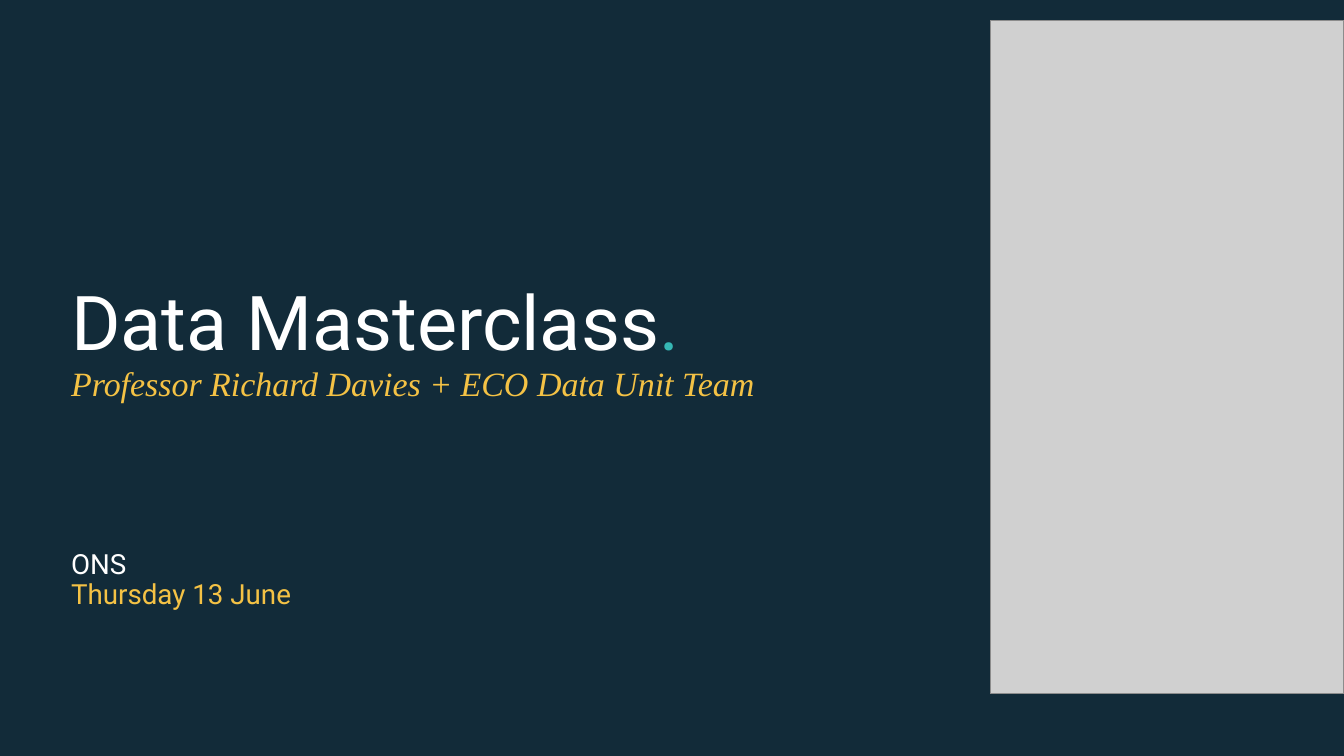
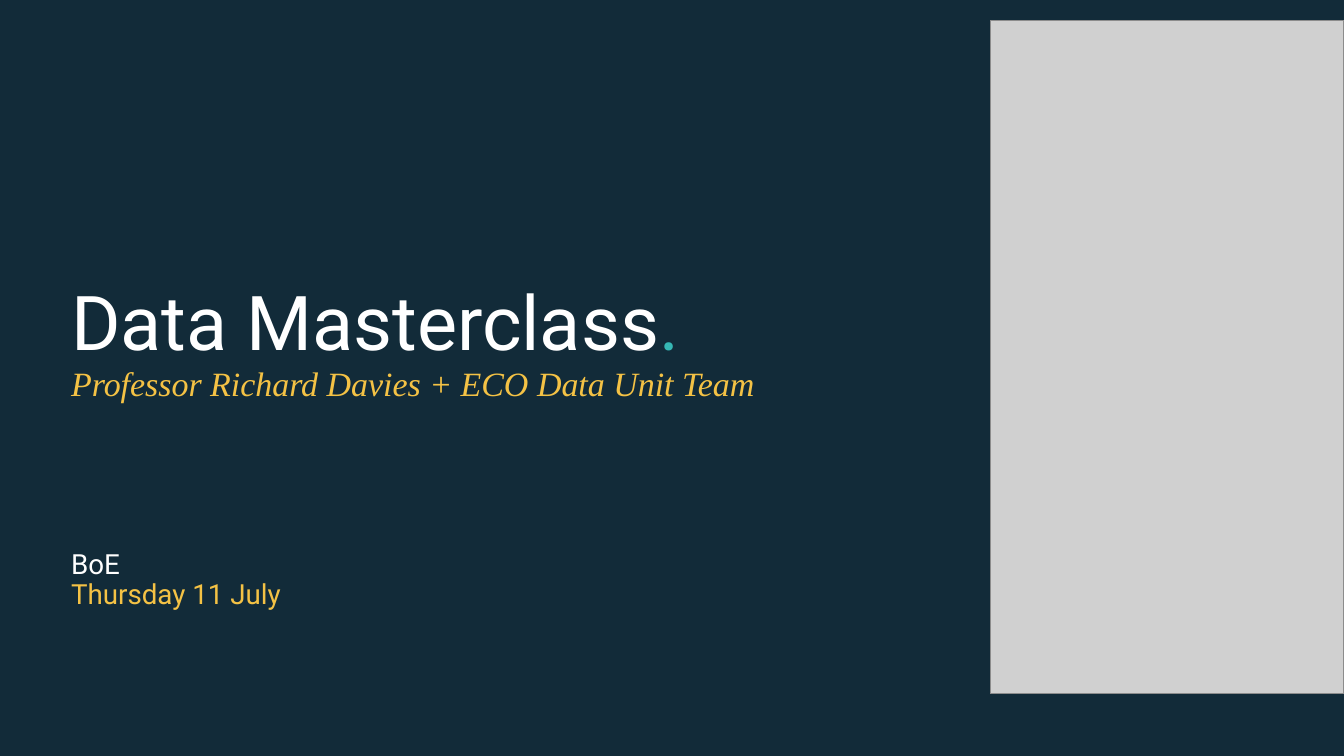
Before and after one commit to EconomicsObservatory/courses, a slide deck: slide 2 of 1/s1_Charts_as_data.pptx. Drawn at 1344x756 pixels with LibreOffice and Linux fonts; fonts in the diff are those of the drawing; grey boxes stand for pictures. Boxes give left, top, right and bottom in pixels: in the first picture for what was removed or moved away, otherwise in the second. Text is boxed around its words. In the diff, an @@ line names an element or a change of style, - is before the commit and + after.

```diff
--- a/1/s1_Charts_as_data.pptx
+++ b/1/s1_Charts_as_data.pptx
@@ title at [71,293,754,610]: text changed @@
-Data Masterclass.
-Professor Richard Davies + ECO Data Unit Team
-ONS
-Thursday 13 June
+Data Masterclass.
+Professor Richard Davies + ECO Data Unit Team
+BoE
+Thursday 11 July
```
Also in this commit, not shown: 1 other slide changed, 1 other file.
